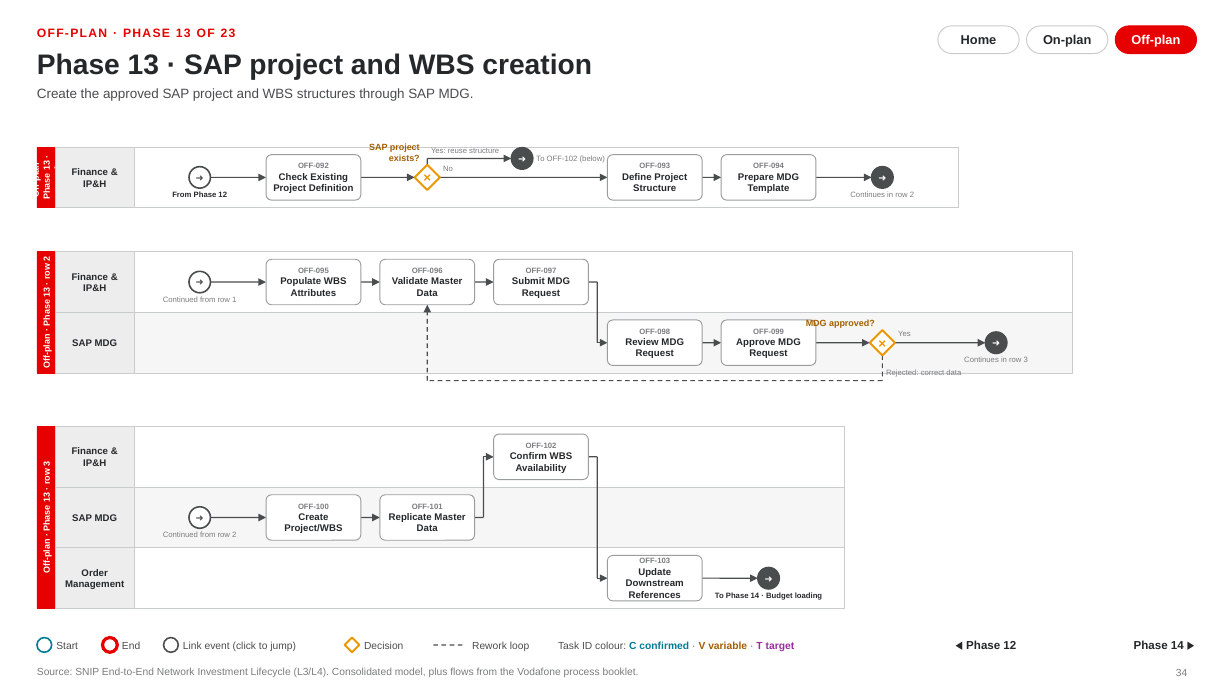
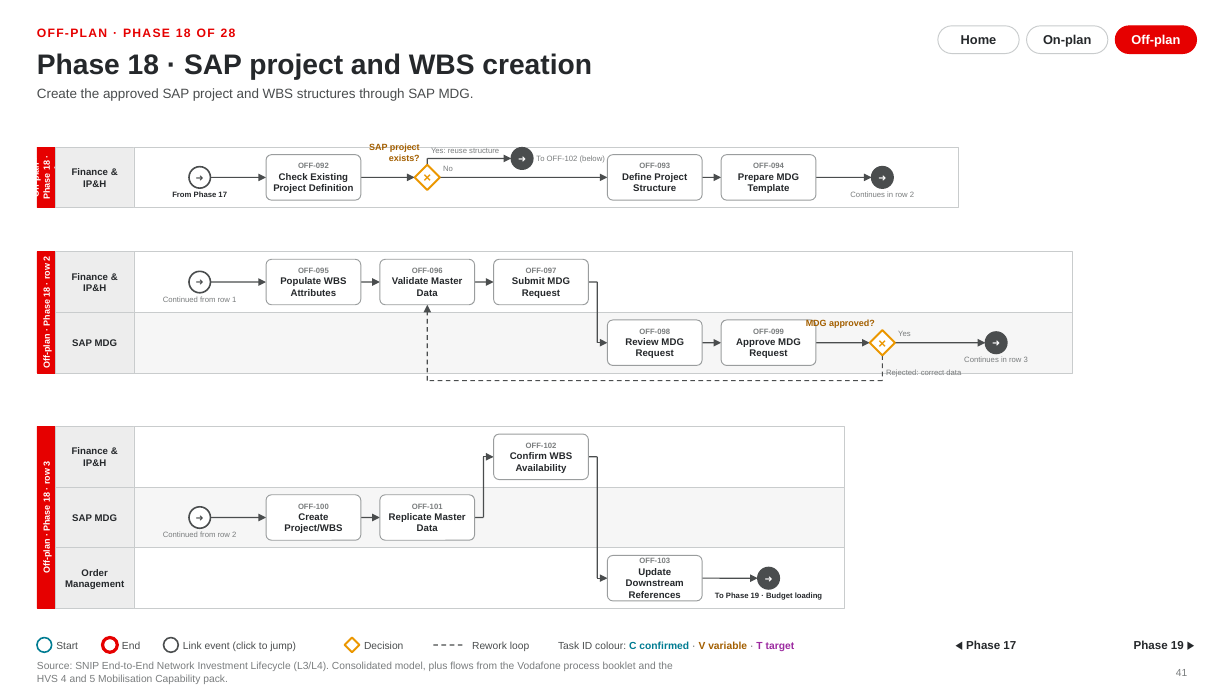
Before and after one commit to Basma94/Network-planning-process, a slide deck: slide 41 of SNIP-BPMN-flowcharts.pptx (slide 34 before the commit). Drawn at 1232x693 pixels with LibreOffice and Linux fonts; fonts in the diff are those of the drawing. Boxes give left, top, right and bottom in pixels: in the first picture for what was removed or moved away, otherwise in the second. Text is boxed around its words. In the diff, an @@ line names an element or a change of style, - is before the commit and + after.

```diff
--- a/SNIP-BPMN-flowcharts.pptx
+++ b/SNIP-BPMN-flowcharts.pptx
@@ text at (37,28,236,37): text changed @@
-OFF-PLAN · PHASE 13 OF 23
+OFF-PLAN · PHASE 18 OF 28
@@ text at (37,53,592,80): text changed @@
-Phase 13 · SAP project and WBS creation
+Phase 18 · SAP project and WBS creation
@@ text at (966,640,1016,649): text changed @@
-◀ Phase 12
+◀ Phase 17
@@ text at (1134,640,1184,649): text changed @@
-Phase 14 ▶
+Phase 19 ▶
@@ text at (37,661,673,684): text changed @@
-Source: SNIP End-to-End Network Investment Lifecycle (L3/L4). Consolidated model, plus flows from the Vodafone process booklet.
+Source: SNIP End-to-End Network Investment Lifecycle (L3/L4). Consolidated model, plus flows from the Vodafone process booklet and the HVS 4 and 5 Mobilisation Capability pack.
@@ page number at (1176,669,1187,676): text changed @@
-34
+41
```
Also in this commit, not shown: 43 other slides changed, 7 slides added, 3 other files.
